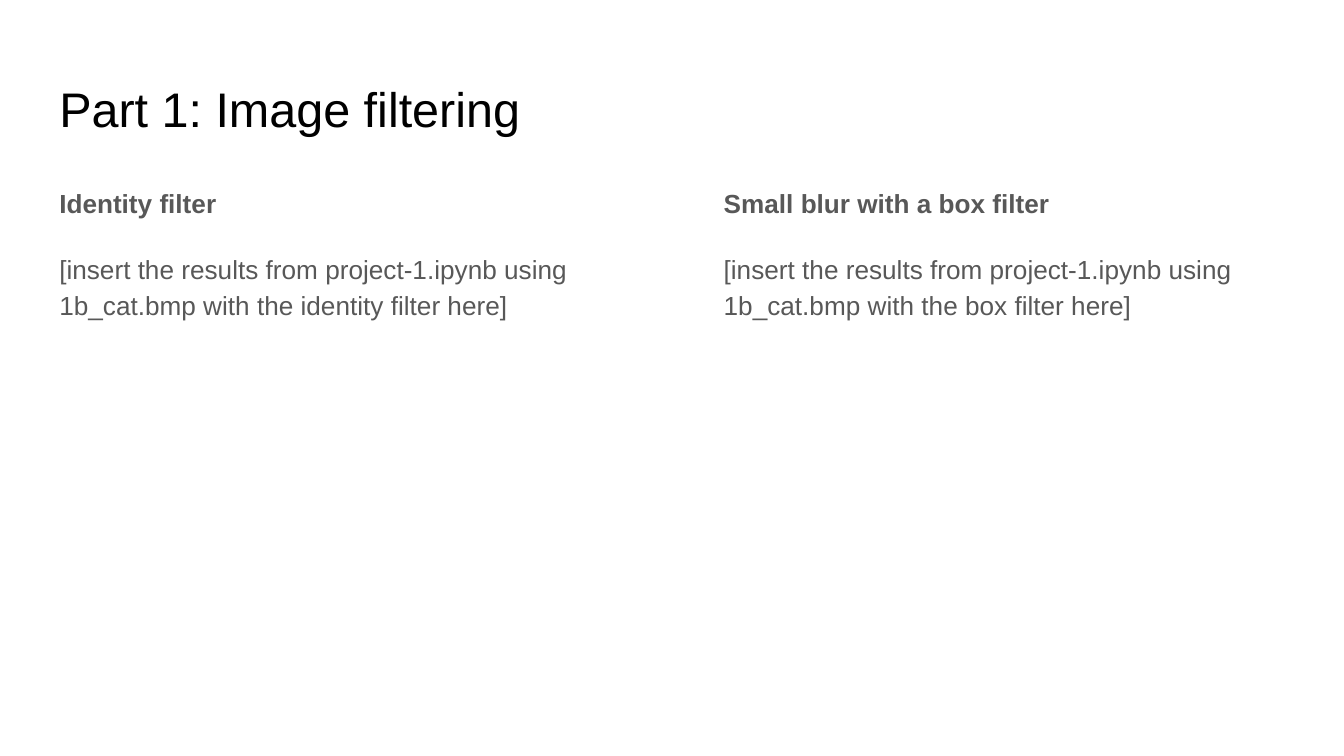
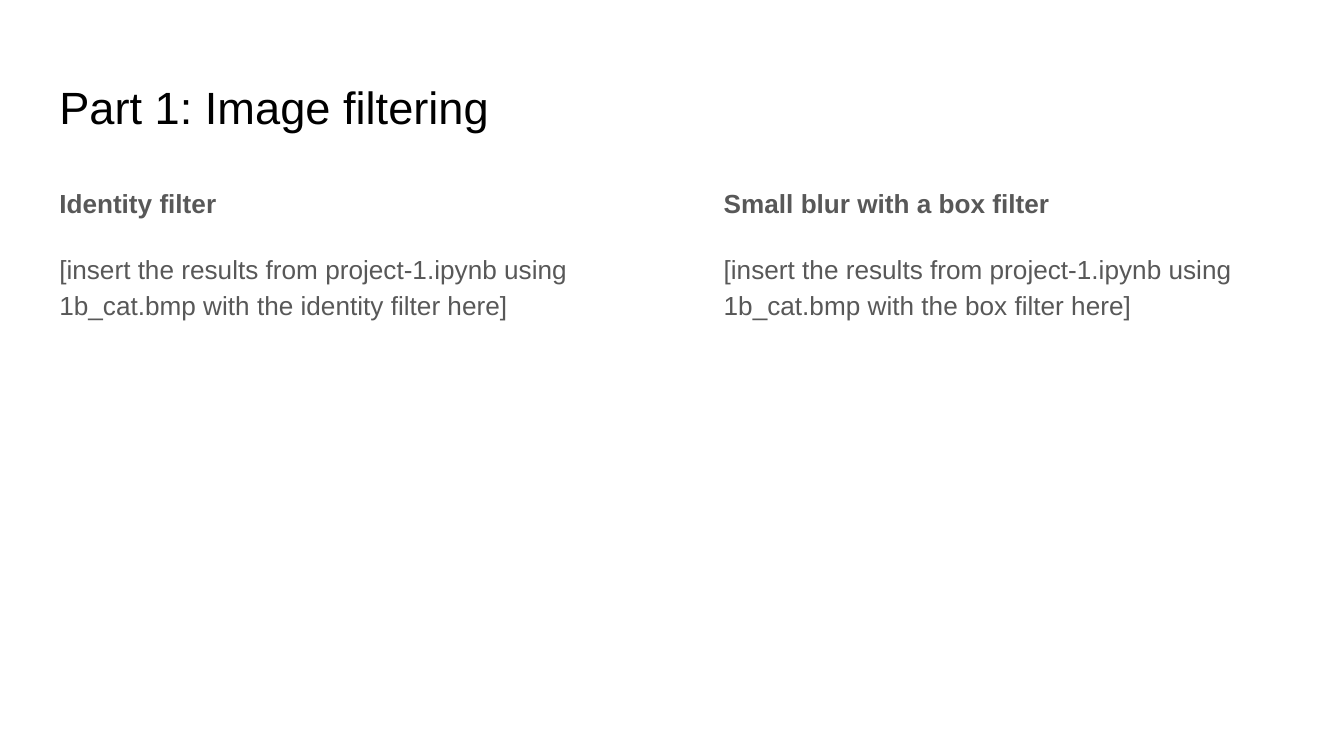
Before and after one commit to aashutoshav/Computer-Vision-Project-1, a slide deck: slide 3 of docs/report.pptx. Drawn at 1344x756 pixels with LibreOffice and Linux fonts; fonts in the diff are those of the drawing. Boxes give left, top, right and bottom in pixels: in the first picture for what was removed or moved away, otherwise in the second. Text is boxed around its words. In the diff, an @@ line names an element or a change of style, - is before the commit and + after.

```diff
--- a/docs/report.pptx
+++ b/docs/report.pptx
@@ title "Part 1: Image filtering" at [59, 91, 489, 132]: size 26 to 24.2 pt @@
```
Also in this commit, not shown: 20 other slides changed.
